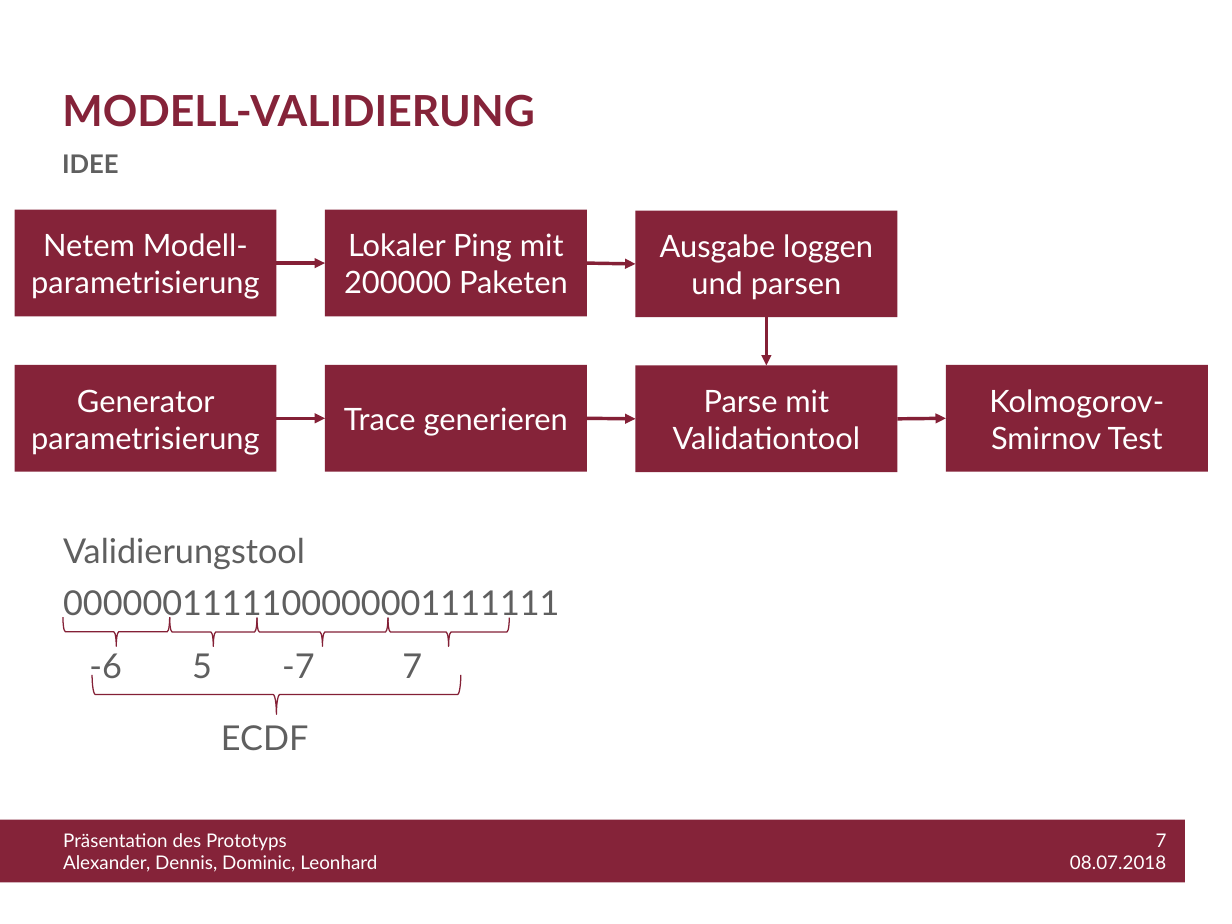
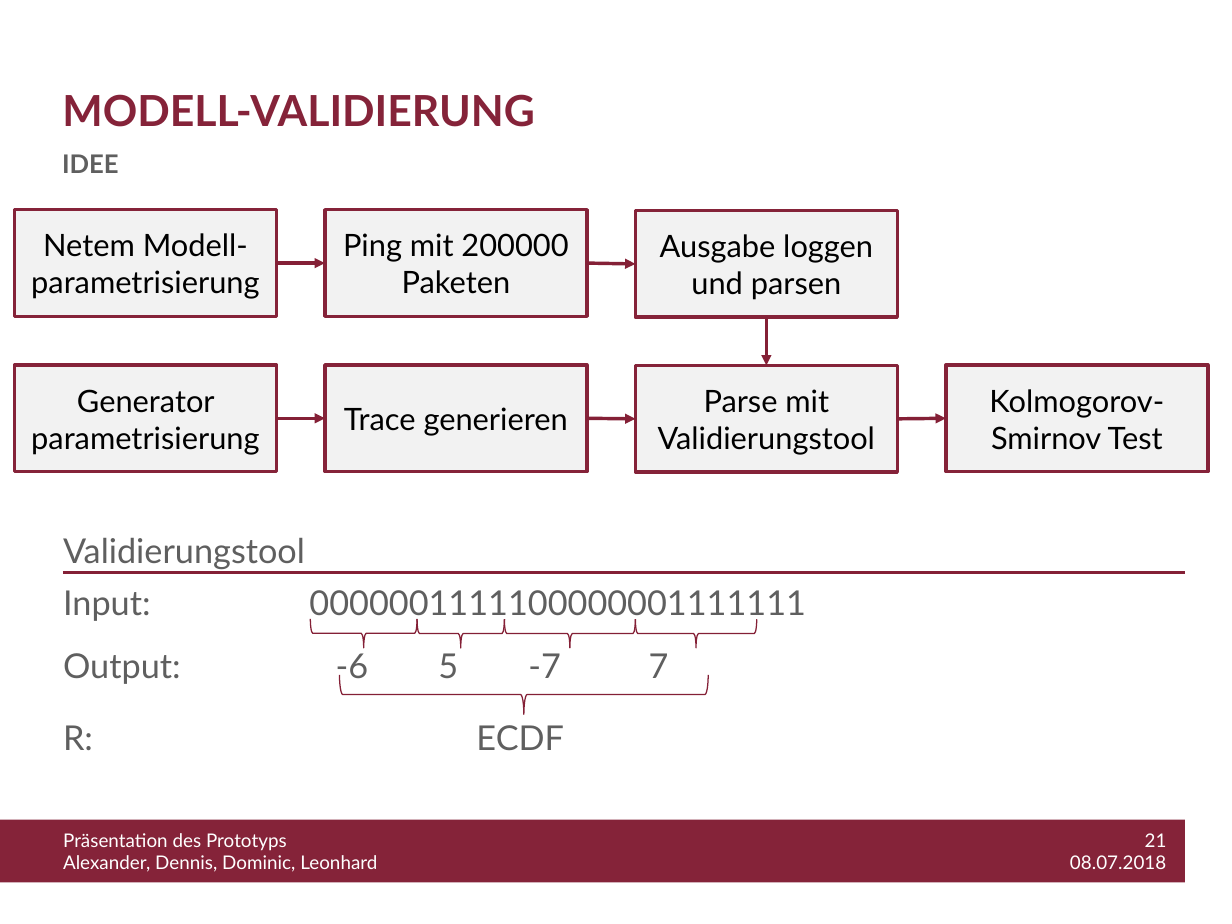
Before and after one commit to WiLEProjekt/Prototyp, a slide deck: slide 21 of Prototyp_Präsentation.pptx (slide 7 before the commit). Drawn at 1232x924 pixels with LibreOffice and Linux fonts; fonts in the diff are those of the drawing; background and template pictures are left out. Boxes give left, top, right and bottom in pixels: in the first picture for what was removed or moved away, otherwise in the second. Text is boxed around its words. In the diff, an @@ line names an element or a change of style, - is before the commit and + after.

Commit message:
updated presentation

```diff
--- a/Prototyp_Präsentation.pptx
+++ b/Prototyp_Präsentation.pptx
@@ rectangle "Ping mit 200000 Paketen" at (325, 209, 588, 317): fill #852339 to #F2F2F2; outline none to #852339 2 pt @@
@@ text in rectangle at (343, 233, 568, 294): text changed; text colour #FFFFFF to #000000 @@
-Lokaler Ping mit 200000 Paketen
+Ping mit 200000 Paketen
@@ rectangle "Parse mit Validierungstool" at (636, 366, 898, 473): fill #852339 to #F2F2F2; outline none to #852339 2 pt @@
@@ text in rectangle at (658, 389, 875, 455): text changed; text colour #FFFFFF to #000000 @@
-Parse mit Validationtool
+Parse mit Validierungstool
@@ text colour #FFFFFF to #000000; fill #852339 to #F2F2F2; outline none to #852339 2 pt in 5 elements at (15, 209, 277, 317), (636, 211, 898, 318), (15, 365, 277, 472), (325, 365, 588, 472), (946, 365, 1209, 472) @@
@@ text at (63, 590, 806, 750): text changed @@
-0000001111100000001111111
--6 5 -7 7
-ECDF
+Input: 0000001111100000001111111
+Output: -6 5 -7 7
+R: ECDF
@@ line added from (63, 573) to (1185, 573), #842036 1.5 pt @@
@@ 4 left braces: place and size @@
-4 left braces at (63, 617, 509, 714)
+4 left braces at (310, 619, 756, 714)
@@ left brace: place and size @@
-left brace at (257, 618, 387, 646)
+left brace at (505, 619, 635, 647)
@@ text at (1070, 833, 1167, 869): text changed @@
-7
-08.07.2018
+21
+08.07.2018
```
Also in this commit, not shown: 1 other slide changed, 8 slides added, 1 slide removed.
